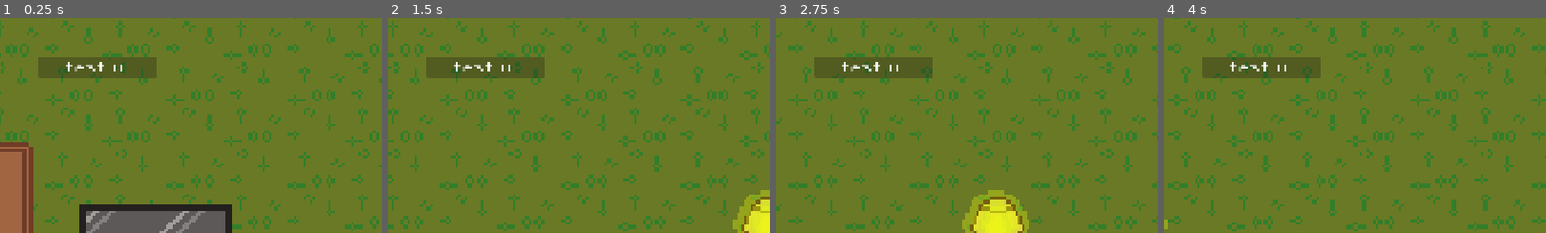
Above: before the commit, frames 1-4 (left to right).
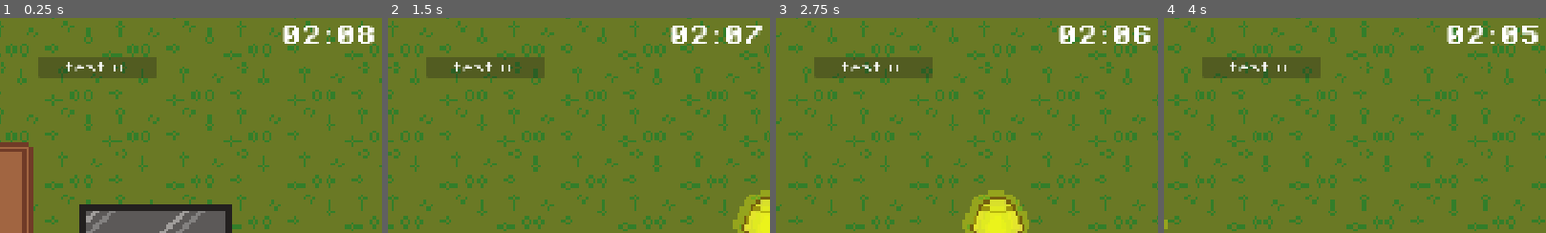
Above: after the commit, the same moments.

Repository: Treno1/NaughtyCat
Game: Godot game, scene res://scenes/lvl1.tscn
Same seed, same stepped clock (60 frames per second), same inputs: the game is played once before the commit and once after it. Before the commit the project starts from res://scenes/game.tscn.
Inputs:
- Up to frame 1 (0.25 s): no input
- Up to frame 2 (1.5 s): hold D (move_right) from 0.53 s (still down); tap E (interact) at 0.6, 1.35 s; tap Space (jump) at 0.77 s
- Up to frame 3 (2.75 s): tap Space (jump) at 1.52 s; release D (move_right) at 2.03 s; hold A (move_left) from 2.03 s (still down); tap E (interact) at 2.1 s
- Up to frame 4 (4 s): release A (move_left) at 2.78 s; hold D (move_right) from 2.78 s (still down); tap E (interact) at 2.85, 3.6 s; tap Space (jump) at 3.02, 3.77 s
The pictures show only the part of the screen within x 7-57%, y 4-54%; the shares and areas given below are measured in that part.

The runs differ from the first frame. In frame 1, 1.1% of the frame differs, in the area x 74-98%, y 3-12%; in frame 2, 1.0%; in frame 3, 1.1%; in frame 4, 1.1%.

Commit message:
Game manager + global ready

Diff:
--- a/scenes/ingame_ui.tscn
+++ b/scenes/ingame_ui.tscn
@@ -1,12 +1,53 @@
-[gd_scene load_steps=3 format=3 uid="uid://rn0vmqxk6m2u"]
+[gd_scene load_steps=8 format=3 uid="uid://rn0vmqxk6m2u"]
 
+[ext_resource type="Texture2D" uid="uid://dmq0c7jcsiviw" path="res://assets/sprites/bg4ui.png" id="1_031h6"]
+[ext_resource type="Script" uid="uid://bc4uq8rlh5dhl" path="res://scripts/ingame_ui.gd" id="1_npobg"]
 [ext_resource type="FontFile" uid="uid://deukbkugbjex6" path="res://assets/fonts/PixelOperator8.ttf" id="1_v3yap"]
+[ext_resource type="FontFile" uid="uid://bpcpm71ca1l1j" path="res://assets/fonts/PixelOperator8-Bold.ttf" id="3_hifx3"]
 
 [sub_resource type="LabelSettings" id="LabelSettings_v3yap"]
 font = ExtResource("1_v3yap")
 font_size = 32
 
+[sub_resource type="LabelSettings" id="LabelSettings_i42rf"]
+font = ExtResource("3_hifx3")
+font_size = 50
+
+[sub_resource type="GDScript" id="GDScript_hifx3"]
+script/source = "extends Label
+
+@export var start_minutes := 0
+@export var start_seconds := 0
+
+@onready var timer: Timer = $Timer
+
+# Called when the node enters the scene tree for the first time.
+func _ready() -> void:
+	timer.start(start_seconds + start_minutes * 60)
+
+
+# Called every frame. 'delta' is the elapsed time since the previous frame.
+func _process(_delta: float) -> void:
+	text = _get_time_str(timer.time_left)
+
+
+func _get_time_str(time: float) -> String:
+	var minutes = time / 60 as int
+	var seconds = int(time) % 60 as int
+
+	return str(minutes).pad_zeros(2) + \":\" + str(seconds).pad_zeros(2)
+
+"
+
 [node name="CanvasLayer" type="CanvasLayer"]
+script = ExtResource("1_npobg")
+
+[node name="test_bg" type="TextureRect" parent="."]
+visible = false
+offset_right = 700.0
+offset_bottom = 180.0
+scale = Vector2(2, 2)
+texture = ExtResource("1_031h6")
 
 [node name="ProgressBar" type="ProgressBar" parent="."]
 anchors_preset = 10
@@ -33,3 +74,20 @@
 grow_vertical = 2
 text = "test ui"
 label_settings = SubResource("LabelSettings_v3yap")
+
+[node name="CountdownLabel" type="Label" parent="."]
+anchors_preset = 5
+anchor_left = 0.5
+anchor_right = 0.5
+offset_left = -76.0
+offset_top = 59.0
+offset_right = 76.0
+offset_bottom = 91.0
+grow_horizontal = 2
+text = "02:15"
+label_settings = SubResource("LabelSettings_i42rf")
+script = SubResource("GDScript_hifx3")
+start_minutes = 2
+start_seconds = 9
+
+[node name="Timer" type="Timer" parent="CountdownLabel"]
--- a/scenes/game.tscn
+++ b/scenes/lvl1.tscn
@@ -1,16 +1,16 @@
 [gd_scene load_steps=28 format=3 uid="uid://c8i4g673wuxt1"]
 
-[ext_resource type="Script" uid="uid://bao8i56q8jlrq" path="res://scripts/game_manager.gd" id="1_lbhrr"]
-[ext_resource type="PackedScene" uid="uid://co1pxrnjscwd0" path="res://scenes/player.tscn" id="1_uwrxv"]
-[ext_resource type="Texture2D" uid="uid://b42f1ayg7sfar" path="res://assets/sprites/lvl1/Room.png" id="1_yqjtg"]
-[ext_resource type="PackedScene" uid="uid://cocn3nc3mwbvg" path="res://scenes/landing_collision.tscn" id="3_lnu2h"]
-[ext_resource type="PackedScene" uid="uid://rn0vmqxk6m2u" path="res://scenes/ingame_ui.tscn" id="4_kvpfn"]
-[ext_resource type="Script" uid="uid://ctt0lym4c002t" path="res://scripts/interactable_sprite.gd" id="5_p57ef"]
-[ext_resource type="Texture2D" uid="uid://dcmvcs5mo5ski" path="res://assets/sprites/lvl1/Lamp On.png" id="6_p57ef"]
-[ext_resource type="Texture2D" uid="uid://dbmrc5i2ah281" path="res://assets/sprites/lvl1/Scratches - Couch scratch 1.png" id="7_0tnpc"]
-[ext_resource type="Texture2D" uid="uid://clfenjtshp1ie" path="res://assets/sprites/lvl1/Scratches - Couch scratch 2.png" id="8_vtaks"]
-[ext_resource type="Texture2D" uid="uid://ck7e81bgj6d2p" path="res://assets/sprites/lvl1/Scratches - Couch scratch 3.png" id="9_kvpfn"]
-[ext_resource type="Script" uid="uid://cdgbl8e0ph2uw" path="res://scripts/interactable_scratch.gd" id="10_vtaks"]
+[ext_resource type="Script" uid="uid://bao8i56q8jlrq" path="res://scripts/game_manager.gd" id="1_kylad"]
+[ext_resource type="PackedScene" uid="uid://rn0vmqxk6m2u" path="res://scenes/ingame_ui.tscn" id="2_28l0p"]
+[ext_resource type="Texture2D" uid="uid://b42f1ayg7sfar" path="res://assets/sprites/lvl1/Room.png" id="3_yq2hi"]
+[ext_resource type="PackedScene" uid="uid://co1pxrnjscwd0" path="res://scenes/player.tscn" id="4_2tpkn"]
+[ext_resource type="PackedScene" uid="uid://cocn3nc3mwbvg" path="res://scenes/landing_collision.tscn" id="5_6oc1e"]
+[ext_resource type="Script" uid="uid://ctt0lym4c002t" path="res://scripts/interactable_sprite.gd" id="6_sh3n3"]
+[ext_resource type="Texture2D" uid="uid://dcmvcs5mo5ski" path="res://assets/sprites/lvl1/Lamp On.png" id="7_sh364"]
+[ext_resource type="Script" uid="uid://cdgbl8e0ph2uw" path="res://scripts/interactable_scratch.gd" id="8_vl02w"]
+[ext_resource type="Texture2D" uid="uid://dbmrc5i2ah281" path="res://assets/sprites/lvl1/Scratches - Couch scratch 1.png" id="9_cpkqi"]
+[ext_resource type="Texture2D" uid="uid://clfenjtshp1ie" path="res://assets/sprites/lvl1/Scratches - Couch scratch 2.png" id="10_tpdyh"]
+[ext_resource type="Texture2D" uid="uid://ck7e81bgj6d2p" path="res://assets/sprites/lvl1/Scratches - Couch scratch 3.png" id="11_sx06d"]
 
 [sub_resource type="WorldBoundaryShape2D" id="WorldBoundaryShape2D_uwrxv"]
 distance = -11.0
@@ -86,18 +86,20 @@
 radius = 3.0
 height = 16.0
 
-[node name="Game" type="Node2D"]
+[node name="Lvl1" type="Node2D"]
 
 [node name="GameManager" type="Node" parent="."]
-script = ExtResource("1_lbhrr")
-
-[node name="CanvasLayer" parent="." instance=ExtResource("4_kvpfn")]
+script = ExtResource("1_kylad")
+is_in_level = true
+time_limit_seconds = 15
+
+[node name="IngameUI" parent="." instance=ExtResource("2_28l0p")]
 
 [node name="RoomBG" type="Sprite2D" parent="."]
 position = Vector2(206, 20)
-texture = ExtResource("1_yqjtg")
-
-[node name="Player" parent="." instance=ExtResource("1_uwrxv")]
+texture = ExtResource("3_yq2hi")
+
+[node name="Player" parent="." instance=ExtResource("4_2tpkn")]
 position = Vector2(-9, 15)
 
 [node name="Camera2D" type="Camera2D" parent="Player"]
--- a/scenes/player.tscn
+++ b/scenes/player.tscn
@@ -255,10 +255,8 @@
 z_as_relative = false
 position = Vector2(0, -16)
 sprite_frames = SubResource("SpriteFrames_smehm")
-animation = &"poke"
+animation = &"idle"
 autoplay = "idle"
-frame = 3
-frame_progress = 1.0
 
 [node name="CollisionShape2D" type="CollisionShape2D" parent="."]
 z_index = 5
--- a/scripts/game_manager.gd
+++ b/scripts/game_manager.gd
@@ -1,3 +1,40 @@
 extends Node
 
-var player: CatPlayer = null
+var pending := 2
+var _player: CatPlayer = null
+var _ingame_ui: IngameUI = null
+
+@export var is_in_level: bool = false
+@export var time_limit_seconds: int = 0
+
+
+func _on_system_ready() -> void:
+	pending -= 1
+	if pending != 0:
+		return
+
+	await get_tree().current_scene.ready
+
+	if !is_in_level:
+		return
+
+	_ingame_ui.set_timer(time_limit_seconds)
+
+	# for debug reasons
+	start_play()
+
+func set_player(player: CatPlayer) -> void:
+	_player = player
+	_player.system_ready.connect(_on_system_ready)
+
+func set_ingame_ui(ingame_ui: IngameUI) -> void:
+	_ingame_ui = ingame_ui
+	_ingame_ui.system_ready.connect(_on_system_ready)
+
+
+func start_play() -> void:
+	# Give controls to player
+	_player.set_state_normal()
+
+	# Start timer
+	_ingame_ui.start_timer()
--- /dev/null
+++ b/scripts/ingame_ui.gd
@@ -0,0 +1,33 @@
+extends CanvasLayer
+class_name IngameUI
+
+signal system_ready
+
+@onready var timer: Timer = $Timer
+@onready var countdown_label: Label = $CountdownLabel
+
+func set_timer(total_seconds: int) -> void:
+	timer.wait_time = total_seconds
+	countdown_label.text = _get_time_str(total_seconds)
+
+func start_timer(total_seconds: int = -1) -> void:
+	if total_seconds > 0:
+		timer.start(total_seconds)
+	else:
+		timer.start()
+
+func _ready() -> void:
+	GameManager.set_ingame_ui(self)
+	emit_signal("system_ready")
+
+# Called every frame. 'delta' is the elapsed time since the previous frame.
+func _process(_delta: float) -> void:
+	if timer:
+		countdown_label.text = _get_time_str(timer.time_left)
+
+
+func _get_time_str(time: float) -> String:
+	var minutes = time / 60 as int
+	var seconds = int(time) % 60 as int
+
+	return str(minutes).pad_zeros(2) + ":" + str(seconds).pad_zeros(2)
--- a/scripts/landing_collision.gd
+++ b/scripts/landing_collision.gd
@@ -3,14 +3,14 @@
 
 
 func _on_body_entered(body: Node2D) -> void:
-	if body != GameManager.player:
+	if body != GameManager._player:
 		return
 
-	GameManager.player.add_landing(self.get_instance_id())
+	GameManager._player.add_landing(self.get_instance_id())
 
 
 func _on_body_exited(body: Node2D) -> void:
-	if body != GameManager.player:
+	if body != GameManager._player:
 		return
 
-	GameManager.player.remove_landing(self.get_instance_id())
+	GameManager._player.remove_landing(self.get_instance_id())
--- a/scripts/player.gd
+++ b/scripts/player.gd
@@ -1,5 +1,9 @@
 extends CharacterBody2D
 class_name CatPlayer
+
+enum PlayerState { NORMAL, CUTSCENE }
+
+signal system_ready
 
 const SPEED = 130.0
 const JUMP_VELOCITY = -200.0
@@ -9,6 +13,8 @@
 @onready var collision_shape: CollisionShape2D = $InteractSprite/InteractArea/CollisionShape2D
 @onready var _collision_x_pos = collision_shape.position.x
 @onready var interact_sprite: AnimatedSprite2D = $InteractSprite
+
+var player_state := PlayerState.NORMAL
 
 var _is_poking := false
 
@@ -28,12 +34,15 @@
 #endregion
 
 func _ready() -> void:
-	GameManager.player = self
+	GameManager.set_player(self)
 	interact_sprite.visible = false
-
+	emit_signal("system_ready")
 
 
 func _physics_process(delta: float) -> void:
+	if player_state != PlayerState.NORMAL:
+		return
+
 	# Add the gravity.
 	if not is_on_floor():
 		velocity += get_gravity() * delta
@@ -95,3 +104,9 @@
 func poke_animation() -> void:
 	animated_sprite.play("poke")
 	_is_poking = true
+
+func set_state_cutscene() -> void:
+	player_state = PlayerState.CUTSCENE
+
+func set_state_normal() -> void:
+	player_state = PlayerState.NORMAL
Binary file added: assets/sprites/bg4ui.png
Not shown, added: assets/sprites/bg4ui.png.import
Binary file added: assets/sprites/cat/bg4ui.png
Not shown, added: assets/sprites/cat/bg4ui.png.import
Not shown: 11 places in scenes/lvl1.tscn that only renumber resources
Not shown, added: scripts/ingame_ui.gd.uid
